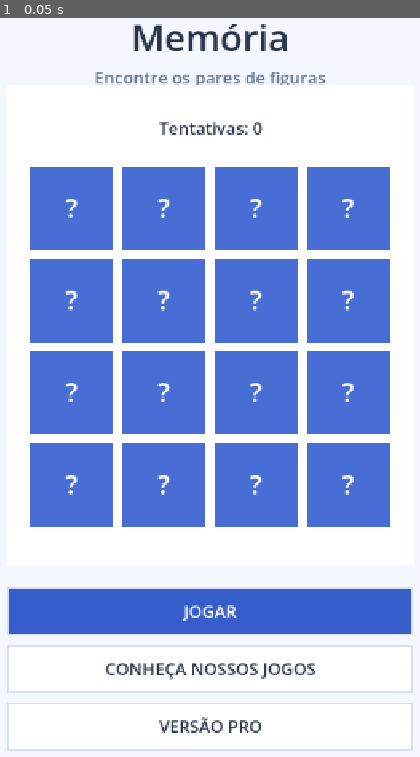
Above: before the commit, frame 1.
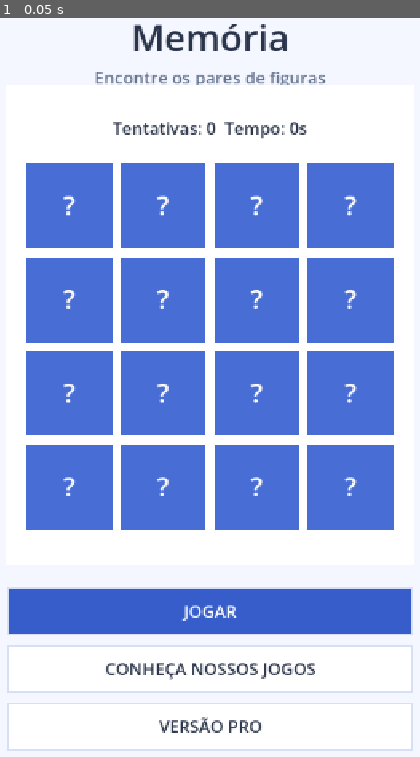
Above: after the commit, the same moment.

Repository: pitinga/game-memory-mobile
Game: Godot game, scene res://scenes/main.tscn
The game is run twice, just before and just after one commit, with the same random seed, the same clock (stepped at 60 frames per second) and the same inputs.
Inputs:
- Up to frame 1 (0.05 s): no input

The runs differ from the first frame. In frame 1, 3.6% of the frame differs, in the area x 6-94%, y 14-70%.

Commit message:
fix: project-specific review findings

Diff:
--- a/scripts/rules.gd
+++ b/scripts/rules.gd
@@ -8,6 +8,7 @@
 var second := -1
 var wait_time := 0.0
 var attempts := 0
+var elapsed_seconds := 0.0
 
 
 func _init() -> void:
@@ -30,6 +31,7 @@
 	second = -1
 	wait_time = 0.0
 	attempts = 0
+	elapsed_seconds = 0.0
 
 
 func flip(index: int) -> bool:
@@ -56,6 +58,8 @@
 
 
 func tick(delta: float) -> void:
+	if not ended:
+		elapsed_seconds += delta
 	if wait_time > 0:
 		wait_time -= delta
 		if wait_time <= 0:
@@ -67,17 +71,26 @@
 			second = -1
 
 
+func board_rect() -> Rect2:
+	var area := Rect2(34, 178, 652, 770).grow(-10)
+	var side := minf(area.size.x - 20, area.size.y - 150)
+	return Rect2(area.position + Vector2((area.size.x - side) / 2.0, 110), Vector2.ONE * side)
+
+
 func tap(p: Vector2) -> void:
-	var x := int(floor(p.x * 4.0))
-	var y := int(floor((p.y - 0.12) / 0.78 * 4.0))
+	var point := Vector2(34, 178) + p * Vector2(652, 770)
+	var board := board_rect()
+	if not board.has_point(point): return
+	var local := (point - board.position) / board.size
+	var x := int(floor(local.x * 4.0))
+	var y := int(floor(local.y * 4.0))
 	if x >= 0 and x < 4 and y >= 0 and y < 4:
 		flip(y * 4 + x)
 
 
 func draw_game(canvas: CanvasItem, area: Rect2) -> void:
-	label(canvas, "Tentativas: %d" % attempts, Vector2(area.get_center().x, area.position.y + 56), 27)
-	var side := minf(area.size.x - 20, area.size.y - 150)
-	var board := Rect2(area.position + Vector2((area.size.x - side) / 2.0, 110), Vector2.ONE * side)
+	label(canvas, "Tentativas: %d  Tempo: %ds" % [attempts, int(elapsed_seconds)], Vector2(area.get_center().x, area.position.y + 56), 27)
+	var board := board_rect()
 	var symbols := ["★", "♥", "●", "▲", "◆", "☀", "✿", "♣"]
 	for i in range(16):
 		var r := cell_rect(board, i % 4, i / 4, 4, 4, 7)
